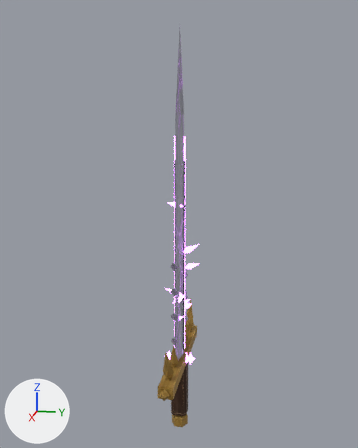
Two versions of the FBX model cyclops/export/weapons/HighSword.fbx, one commit apart.
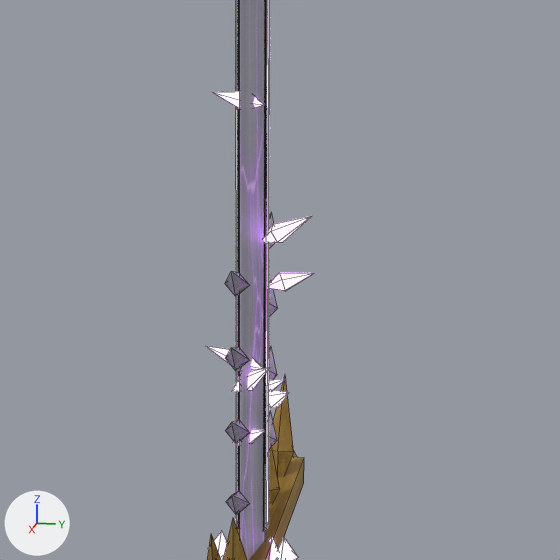
Old and new are each drawn whole from a camera (50 mm lens) standing at (5.11, 1.01, 3.24) and looking at (-0.05, -0.02, 1.96) and again close up on the part from 26% to 79% of the width and 38% to 80% of the height. Lighting does not change. The marker at lower left points along +X, +Y and +Z. The last two pictures show the newer version. The close-ups show mesh edges as thin lines.

Script lines for the objects in view, before the commit:
```python
me_blade = bpy.data.meshes.new('Blade')
me_blade.from_pydata(...)  # 65 vertices, 79 faces; spans x -0.38..0.38, y -0.05..0.05, z 0.42..4.02
me_blade.materials.append(mat_cyclops)  # picture img_cyclops_texture_png
me_glow = bpy.data.meshes.new('Glow')
me_glow.from_pydata(...)  # 88 vertices, 118 faces; spans x -0.19..0.17, y -0.18..0.22, z 0.3..2.9
me_glow.materials.append(mat_glowb046ff)  # purple #d88fff, glowing purple #d88fff
me_guard = bpy.data.meshes.new('Guard')
me_guard.from_pydata(...)  # 44 vertices, 54 faces; spans x -0.89..0.89, y -0.08..0.08, z 0.32..0.84
me_guard.materials.append(mat_cyclops)  # picture img_cyclops_texture_png
ob_blade = bpy.data.objects.new('Blade', me_blade)
ob_blade.location = (0.0, 0.0, 0.0)
ob_glow = bpy.data.objects.new('Glow', me_glow)
ob_glow.location = (0.0, 0.0, 0.0)
ob_guard = bpy.data.objects.new('Guard', me_guard)
ob_guard.location = (0.0, 0.0, 0.0)
```
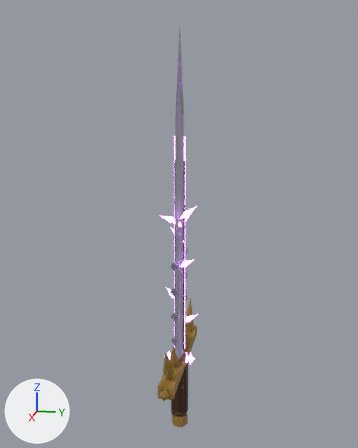
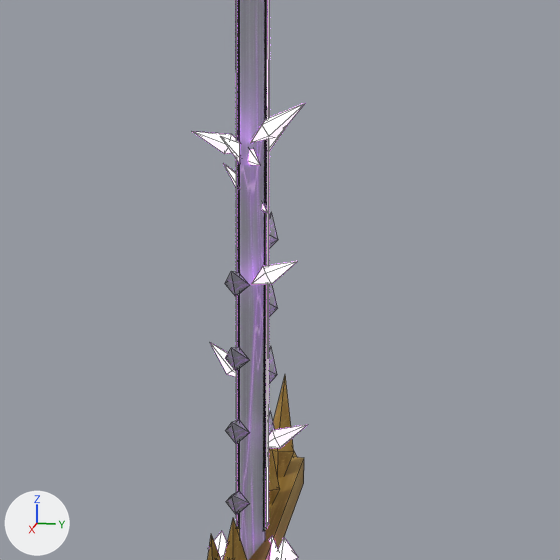
Location of each change, [x1, y1, x2, y2] in pixels of the close-ups (560 x 560 px; the box of a moved part takes in the faces that stretch with it):
'Glow', reshaped: before [206, 0, 313, 560]; after [192, 0, 308, 560]
part 1 of me_glow, moved or reshaped (mostly hidden afterwards): before [231, 367, 270, 392]; after [269, 126, 287, 151]
part 2 of me_glow, moved or reshaped (mostly hidden afterwards): before [214, 91, 265, 109]; after [224, 164, 267, 213]
part 3 of me_glow, moved or reshaped: before [206, 346, 263, 371]; after [269, 424, 308, 448]
part 4 of me_glow, moved or reshaped: before [269, 273, 313, 291]; after [221, 137, 260, 165]
part 5 of me_glow, moved or reshaped: before [264, 216, 311, 243]; after [252, 261, 297, 284]
part 6 of me_glow, moved or reshaped: before [233, 379, 289, 446]; after [192, 103, 305, 377]

Edits to the bpy script that builds the scene:
```text
Change me_glow:
    used by ob_glow; location = (0.0, 0.0, 0.0)
    remove me_glow.from_pydata(...)  # 88 vertices, 118 faces; spans x -0.19..0.17, y -0.18..0.22, z 0.3..2.9
    add me_glow.from_pydata(...)  # 88 vertices, 118 faces; spans x -0.12..0.2, y -0.21..0.23, z 0.3..2.9
    me_glow part 1: the loose piece of 7 vertices spanning x 0.1..0.17, y -0.06..0.1, z 1.1..1.23 is multiplied about its middle by the matrix ((1.0, -0.457, 0.012), (0.457, 0.997, -0.086), (0.025, 0.084, 1.097)), then moved by (-0.23, 0.0, 0.83)
    me_glow part 2: the loose piece of 7 vertices spanning x 0.06..0.13, y -0.12..0.06, z 2.16..2.23 is multiplied about its middle by the matrix ((1.004, 0.685, 0.193), (-0.697, 0.882, 0.499), (0.14, -0.517, 1.108)), then moved by (-0.11, 0.0, -0.36)
    me_glow part 3: the loose piece of 7 vertices spanning x 0.09..0.16, y -0.15..0.06, z 1.19..1.28 is scaled about its middle by (-0.971, -0.878, 1.01), then moved by (-0.18, 0.15, -0.38)
    me_glow part 4: the loose piece of 7 vertices spanning x -0.19..-0.12, y 0.02..0.2, z 1.41..1.48 is multiplied about its middle by the matrix ((-0.736, -0.648, 0.069), (0.649, -0.721, 0.157), (-0.053, 0.163, 0.968)), then moved by (0.26, -0.13, 0.57)
    me_glow part 5: the loose piece of 7 vertices spanning x -0.03..0.04, y 0.02..0.22, z 1.64..1.76 is multiplied about its middle by the matrix ((0.762, -0.287, -0.013), (0.287, 0.76, 0.058), (-0.008, -0.059, 0.812)), then moved by (0.11, -0.02, -0.13)
    me_glow part 6: 21 of 88 vertices moved; they spanned x -0.17..0.16, y -0.06..0.14, z 0.88..1.06 and now span x -0.06..0.2, y -0.21..0.23, z 1.08..2.22; mean shift (0.08, -0.05, 0.79); largest move (-0.14, 0.1, 1.06) -> (0.2, 0.23, 2.22)
```
